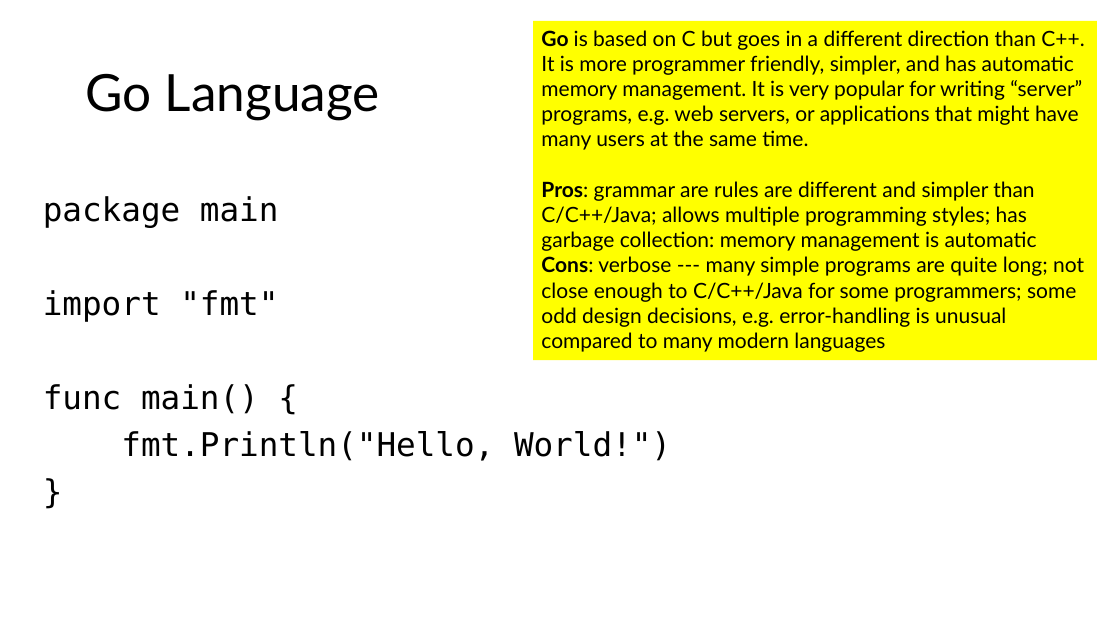
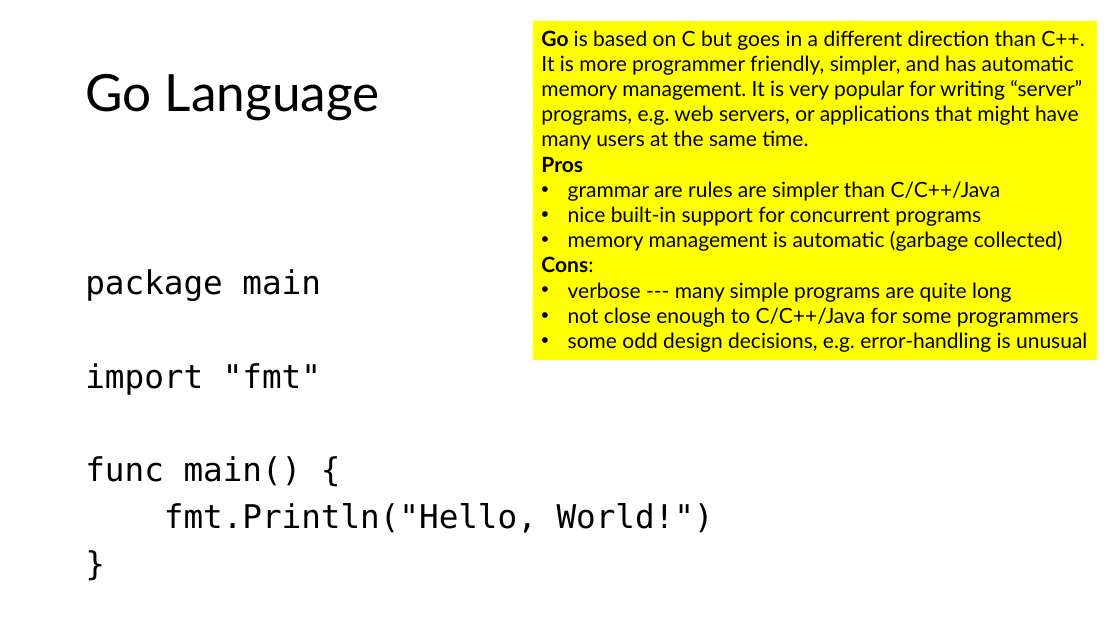
Before and after one commit to tjd1234/cmpt120spring2026, a slide deck: slide 13 of lecture_notes/chapter1/chapter1.pptx (slide 12 before the commit). Drawn at 1120x630 pixels with LibreOffice and Linux fonts; fonts in the diff are those of the drawing. Boxes give left, top, right and bottom in pixels: in the first picture for what was removed or moved away, otherwise in the second. Text is boxed around its words. In the diff, an @@ line names an element or a change of style, - is before the commit and + after.

```diff
--- a/lecture_notes/chapter1/chapter1.pptx
+++ b/lecture_notes/chapter1/chapter1.pptx
@@ text in rectangle at bbox=[541, 156, 1087, 352]: text changed @@
-Pros: grammar are rules are different and simpler than C/C++/Java; allows multiple programming styles; has garbage collection: memory management is automatic
-Cons: verbose --- many simple programs are quite long; not close enough to C/C++/Java for some programmers; some odd design decisions, e.g. error-handling is unusual compared to many modern languages
+Pros
+• grammar are rules are simpler than C/C++/Java
+• nice built-in support for concurrent programs
+• memory management is automatic (garbage collected)
+Cons:
+• verbose --- many simple programs are quite long
+• not close enough to C/C++/Java for some programmers
+• some odd design decisions, e.g. error-handling is unusual
@@ text "package main": place and size @@
-text "package main" at bbox=[43, 196, 671, 461]
+text "package main" at bbox=[85, 269, 714, 533]
```
Also in this commit, not shown: 12 other slides changed, 1 slide added, 3 other files.
